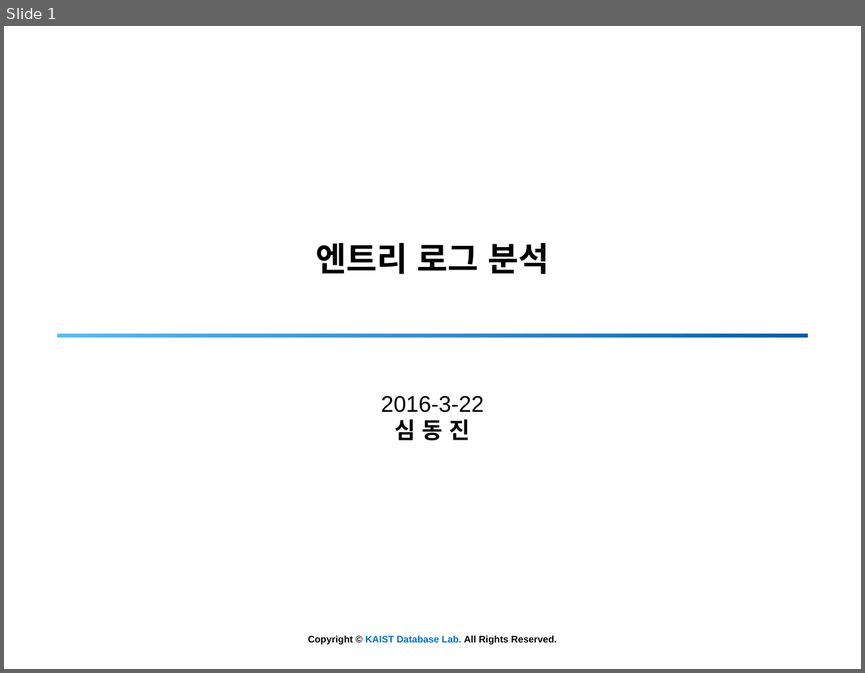
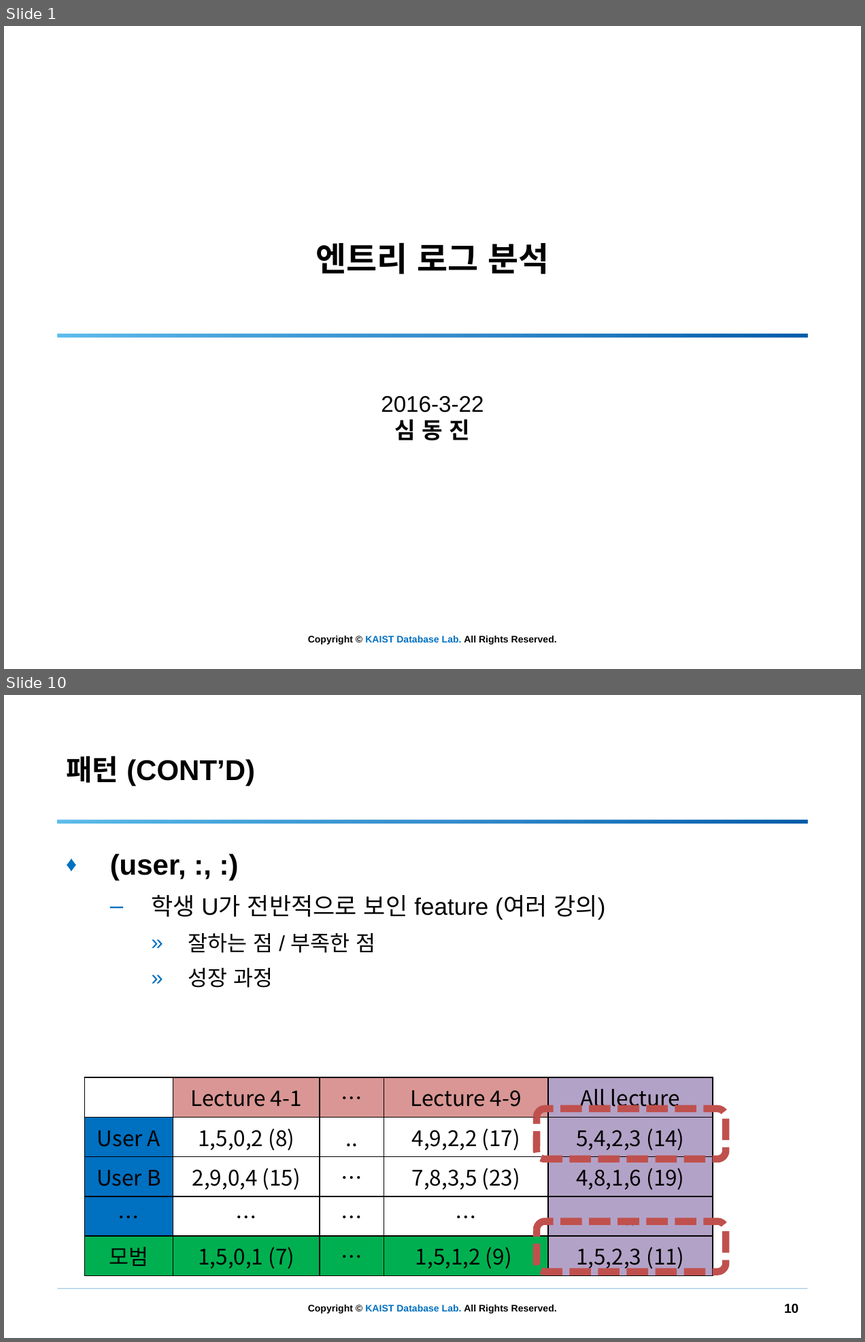
Before and after one commit to simdj/entry_log_analysis, a slide deck: 160322 로그분석.pptx. Shown one above the other, each under a label of ours: slide 1 before the commit, slides 1 and 10 after it; the slides between them are not shown. The pictures are 865x673 and 865x1342 pixels, drawn with LibreOffice and Linux fonts; fonts in the diff are those of the drawing; background and template pictures are left out. Boxes give left, top, right and bottom in pixels: in the first picture for what was removed or moved away, otherwise in the second. Text is boxed around its words. In the diff, an @@ line names an element or a change of style, - is before the commit and + after.

```diff
--- a/160322 로그분석.pptx
+++ b/160322 로그분석.pptx
@@ slide 10 added at (x1=4, y1=695, x2=861, y2=1338), background #FFFFFF; not listed: 1 template element that a slide beside it also shows @@
@@ title added at (x1=66, y1=756, x2=255, y2=786), 30 pt, text #000000, bold, small capitals @@
+패턴 (cont’d)
@@ rectangle added at (x1=57, y1=820, x2=807, y2=824), fill gradient #5FBEED to #0070C0 to #015CAA @@
@@ text added at (x1=110, y1=853, x2=605, y2=987), 20 pt, text #000000 @@
+♦ (user, :, :)
+  – 학생 U가 전반적으로 보인 feature (여러 강의)
+    » 잘하는 점 / 부족한 점
+    » 성장 과정
@@ table added at (x1=84, y1=1077, x2=713, y2=1273), 5 rows, 5 columns @@
+ | Lecture 4-1 | … | Lecture 4-9 | All lecture
+User A | 1,5,0,2 (8) | .. | 4,9,2,2 (17) | 5,4,2,3 (14)
+User B | 2,9,0,4 (15) | … | 7,8,3,5 (23) | 4,8,1,6 (19)
+… | … | … | … | ..
+모범 | 1,5,0,1 (7) | … | 1,5,1,2 (9) | 1,5,2,3 (11)
@@ rounded rectangle added at (x1=537, y1=1109, x2=726, y2=1159), outline #C0504D 6 pt dashed @@
@@ rounded rectangle added at (x1=537, y1=1221, x2=726, y2=1272), outline #C0504D 6 pt dashed @@
@@ line added from (57, 1288) to (808, 1288), #0070C0 0.25 pt @@
@@ page number added at (x1=784, y1=1303, x2=798, y2=1312), 11 pt, text #000000, bold @@
+10
```
Also in this commit, not shown: 7 slides changed, 24 other slides added, 5 slides removed, 14 other files.
